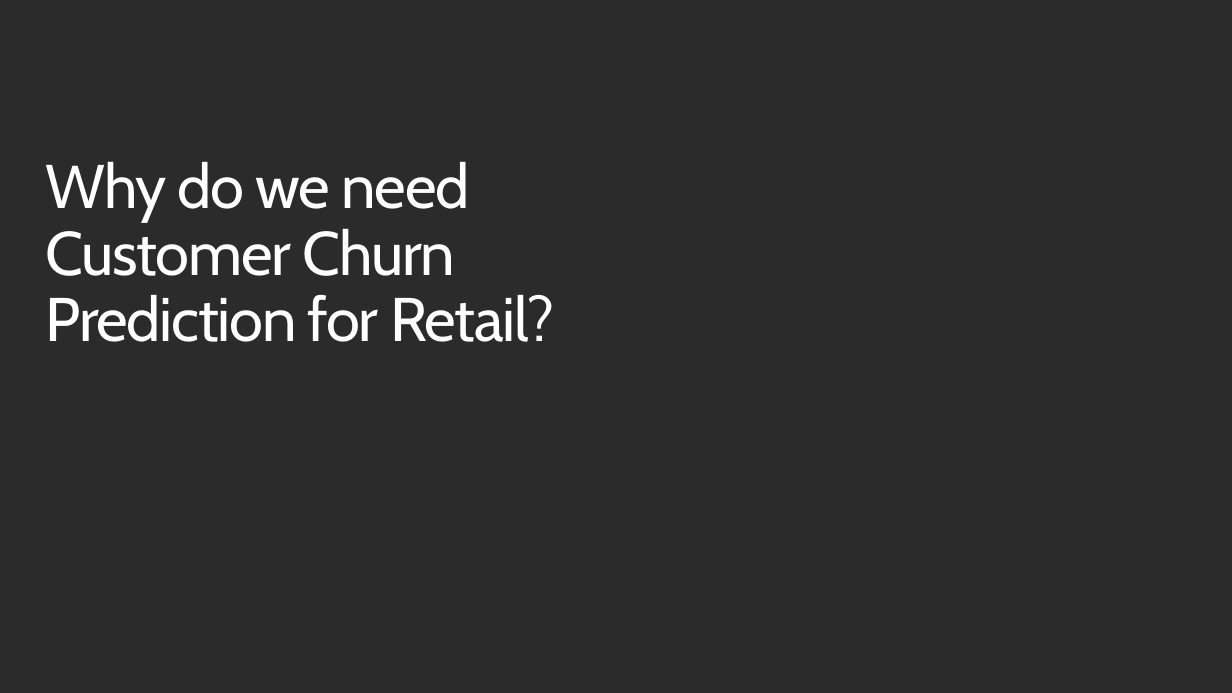
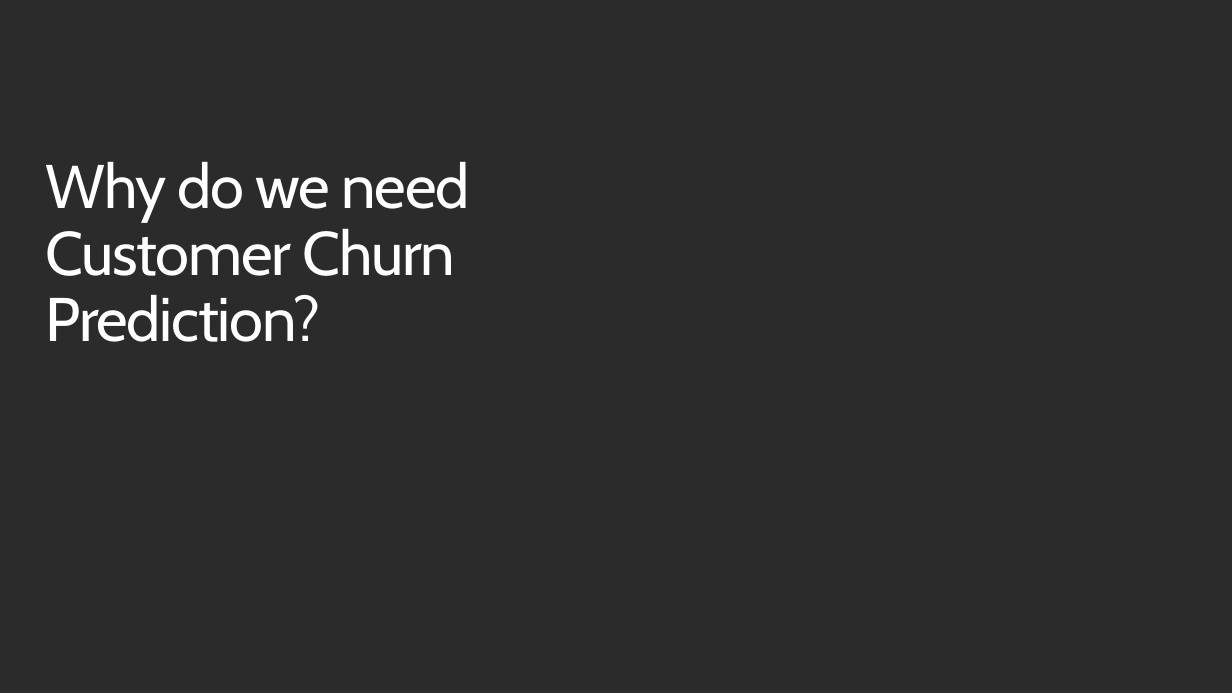
Before and after one commit to Azure/cortana-intelligence-churn-prediction-solution, a slide deck: slide 3 of Solution Overview for Business Audiences/Customer Churn Prediction Walking Deck.pptx. Drawn at 1232x693 pixels with LibreOffice and Linux fonts; fonts in the diff are those of the drawing; background and template pictures are left out; a plain dark background stands for a picture behind light text. Boxes give left, top, right and bottom in pixels: in the first picture for what was removed or moved away, otherwise in the second. Text is boxed around its words. In the diff, an @@ line names an element or a change of style, - is before the commit and + after.

```diff
--- a/Solution Overview for Business Audiences/Customer Churn Prediction Walking Deck.pptx
+++ b/Solution Overview for Business Audiences/Customer Churn Prediction Walking Deck.pptx
@@ title at [46, 162, 470, 342]: text changed @@
-Why do we need Customer Churn Prediction for Retail?
+Why do we need Customer Churn Prediction?
```
Also in this commit, not shown: 5 other slides changed.
